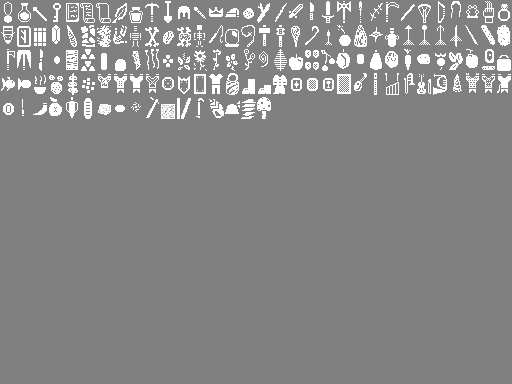
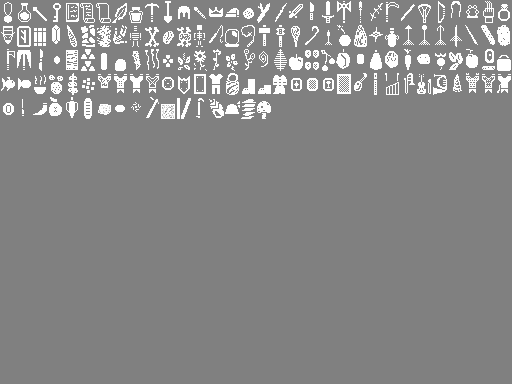
Comparing the layer stacks of the two 512 × 384 images. Changes:
painted on "Background" over [257, 97, 271, 113]
